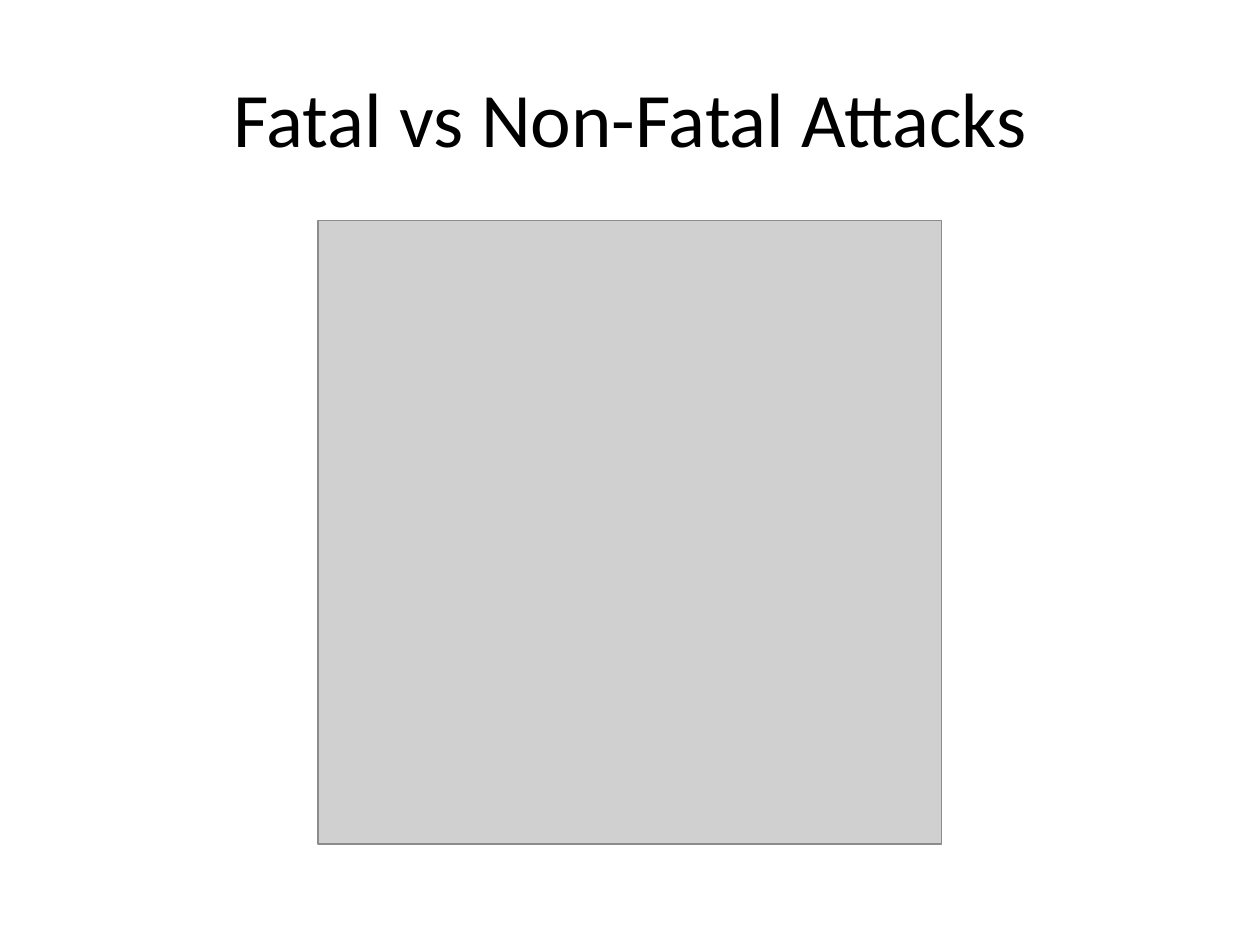
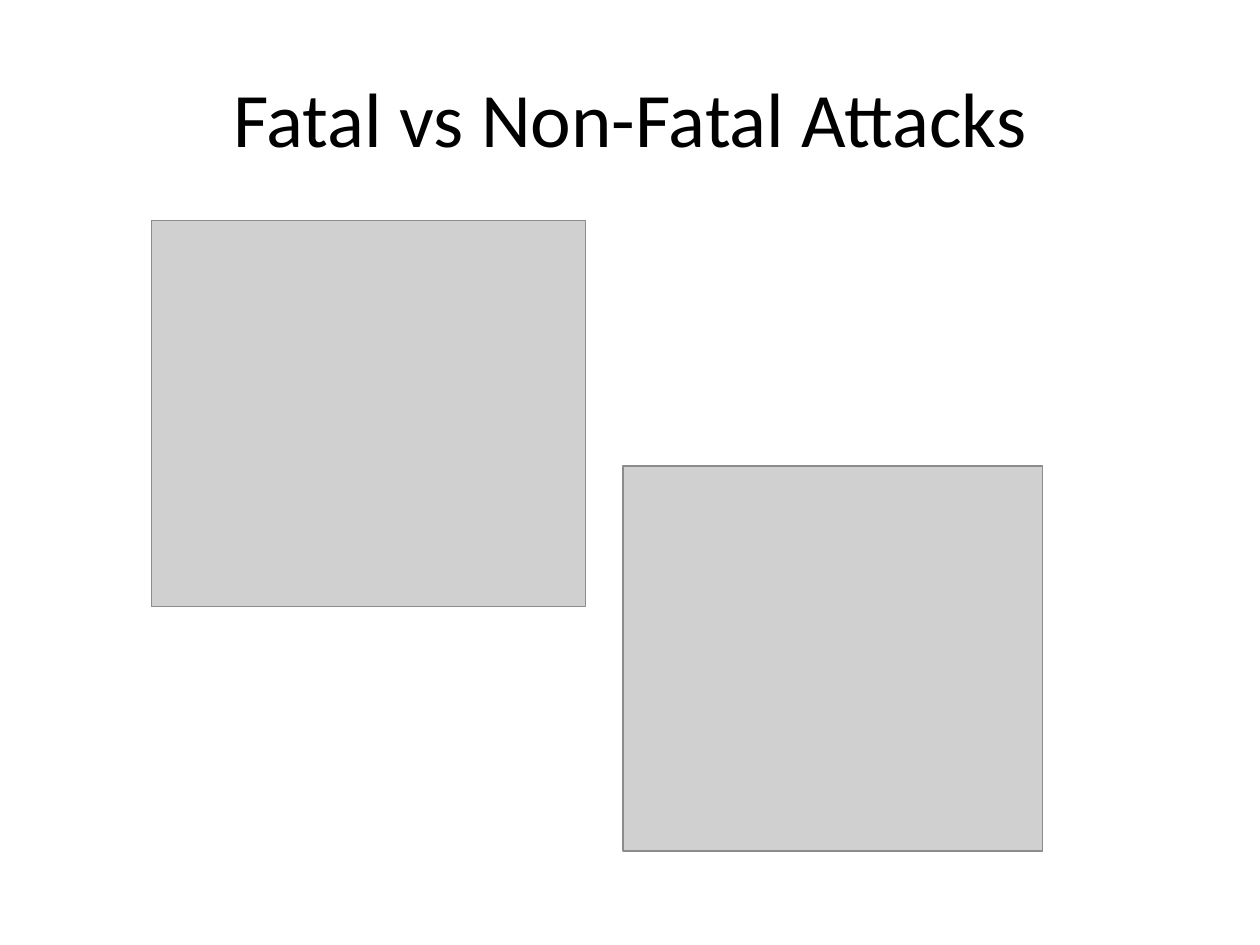
Before and after one commit to luispabloaiello-da/data-cleaning-pandas, a slide deck: slide 10 of Surfing_Shark_Attacks_Insights.pptx. Drawn at 1260x945 pixels with LibreOffice and Linux fonts; fonts in the diff are those of the drawing; grey boxes stand for pictures. Boxes give left, top, right and bottom in pixels: in the first picture for what was removed or moved away, otherwise in the second. Text is boxed around its words. In the diff, an @@ line names an element or a change of style, - is before the commit and + after.

Commit message:
Shark Attacks Project: completed

```diff
--- a/Surfing_Shark_Attacks_Insights.pptx
+++ b/Surfing_Shark_Attacks_Insights.pptx
@@ picture added at box(151, 220, 585, 606) @@
@@ picture removed at box(319, 220, 942, 844) @@
@@ picture added at box(622, 466, 1042, 852) @@
```
Also in this commit, not shown: 5 other slides changed, 1 slide added, 1 slide removed, 3 other files.
